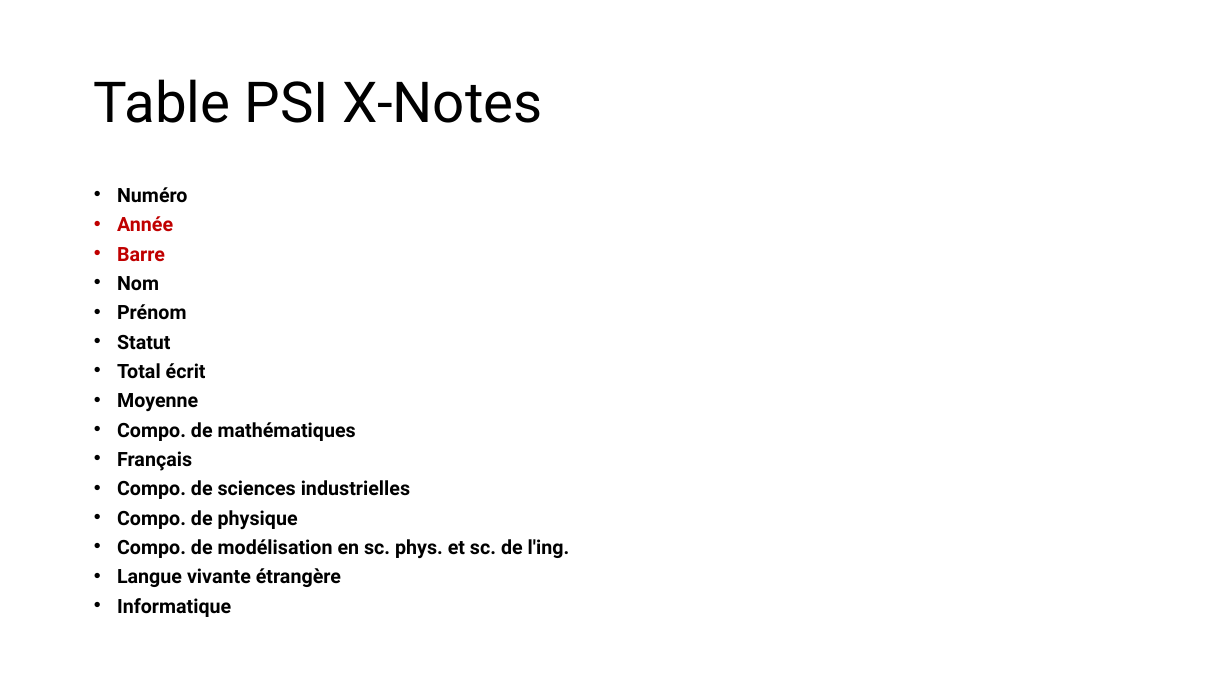
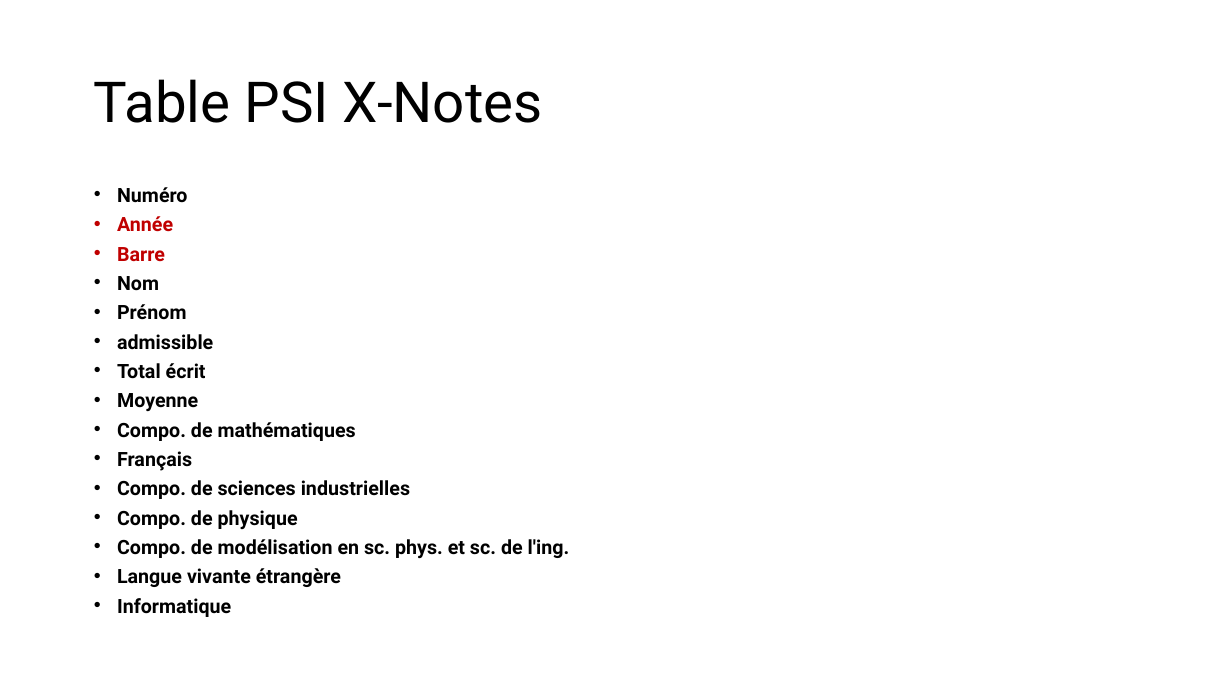
Before and after one commit to xpessoles/PSI, a slide deck: slide 4 of ResultatsConcours/BDD.pptx. Drawn at 1232x693 pixels with LibreOffice and Linux fonts; fonts in the diff are those of the drawing. Boxes give left, top, right and bottom in pixels: in the first picture for what was removed or moved away, otherwise in the second. Text is boxed around its words. In the diff, an @@ line names an element or a change of style, - is before the commit and + after.

```diff
--- a/ResultatsConcours/BDD.pptx
+++ b/ResultatsConcours/BDD.pptx
@@ text at <box>117,334,213,350</box>: text changed @@
-• Statut
+• admissible
```
Also in this commit, not shown: 1 other slide changed, 1 slide added, 1 slide removed, 1 other file.
